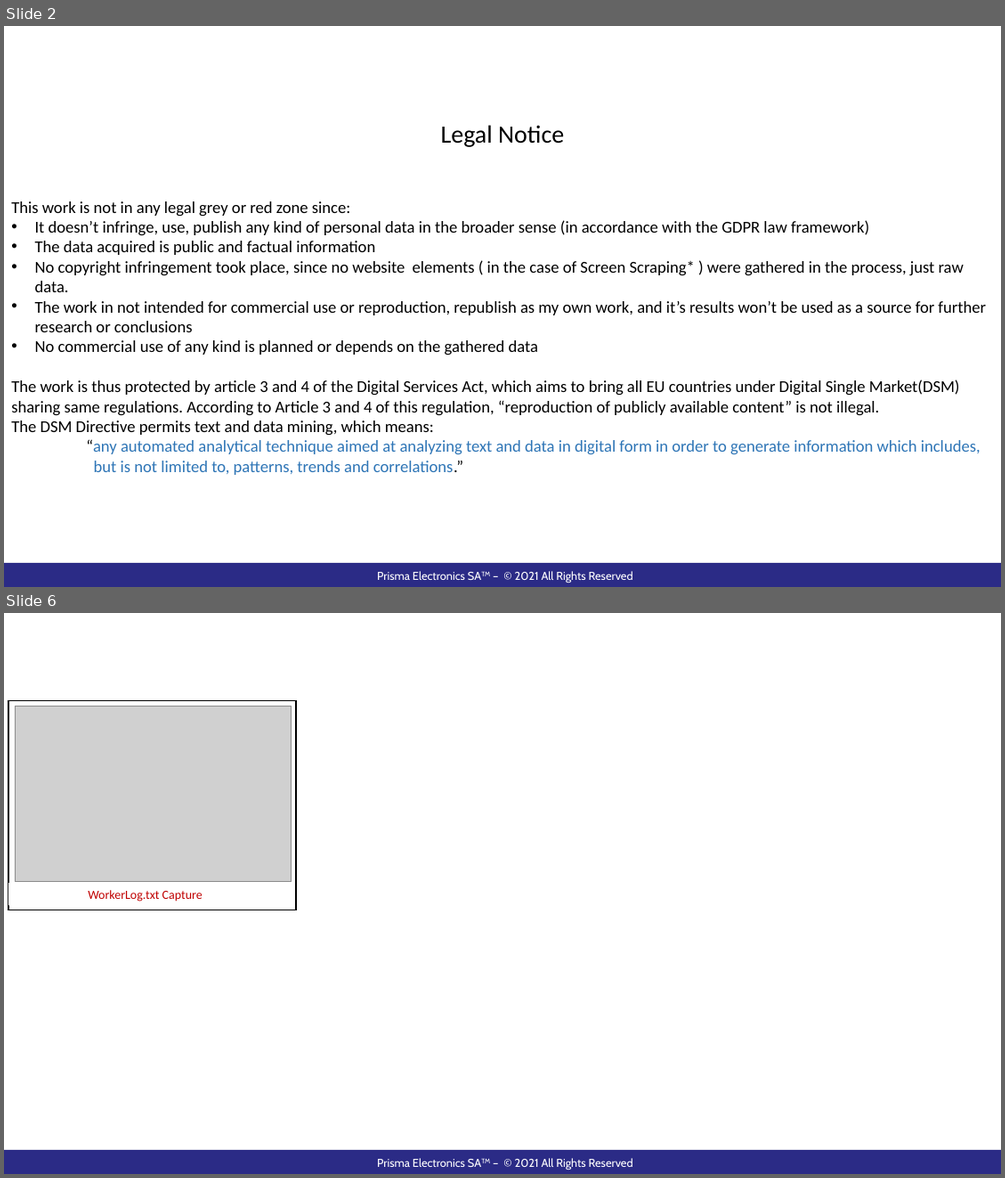
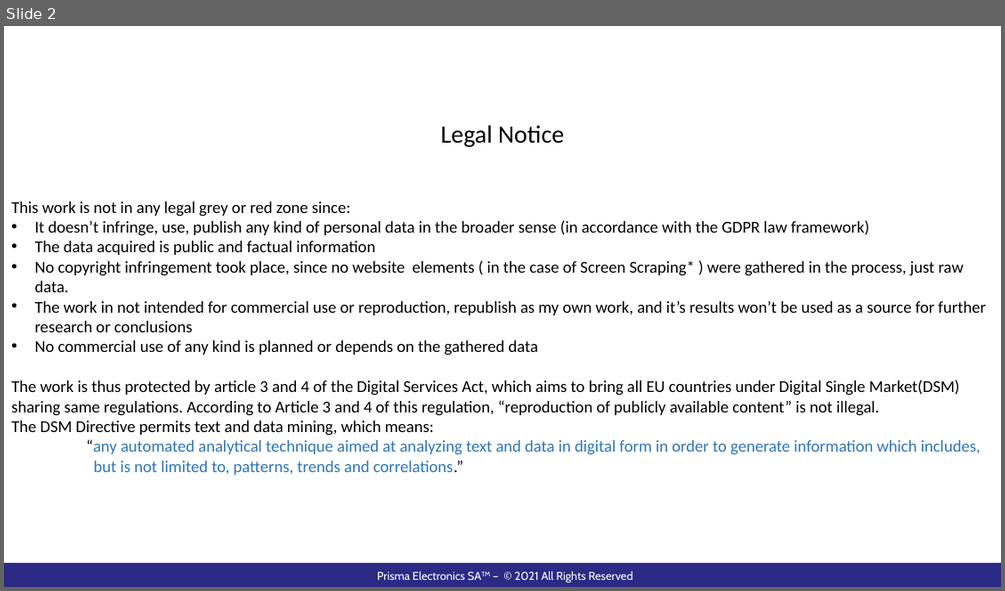
Before and after one commit to pazo0z0o/WorkRelatedLearning, a slide deck: ShipBunkerWindowsService/Documentation/WebScraperPresentation.pptx. Shown one above the other, each under a label of ours: slides 2 and 6 before the commit, slide 2 after it; the slides between them are not shown. The pictures are 1005x1178 and 1005x591 pixels, drawn with LibreOffice and Linux fonts; fonts in the diff are those of the drawing; grey boxes stand for pictures; background and template pictures are left out. Boxes give left, top, right and bottom in pixels: in the first picture for what was removed or moved away, otherwise in the second. Text is boxed around its words. In the diff, an @@ line names an element or a change of style, - is before the commit and + after.

```diff
--- a/ShipBunkerWindowsService/Documentation/WebScraperPresentation.pptx
+++ b/ShipBunkerWindowsService/Documentation/WebScraperPresentation.pptx
@@ slide 6 removed at [4,613,1001,1174], background #FFFFFF; not listed: 2 template elements that a slide beside it also shows @@
@@ rectangle removed at [8,700,297,910] @@
@@ picture removed at [16,706,291,882] @@
@@ rectangle removed at [8,883,285,906] @@
-WorkerLog.txt Capture
```
Also in this commit, not shown: 3 slides changed, 4 slides added, 1 other file.
